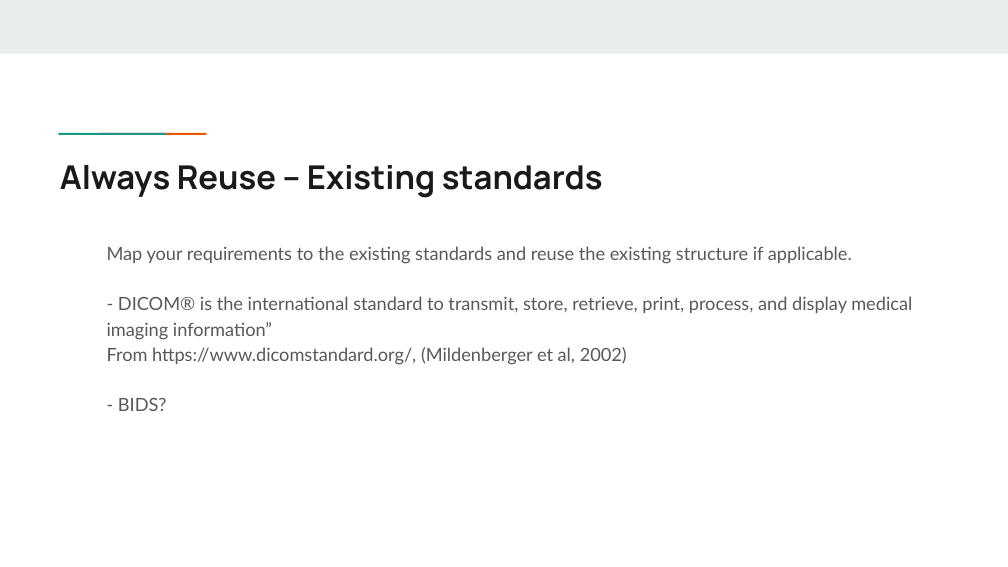
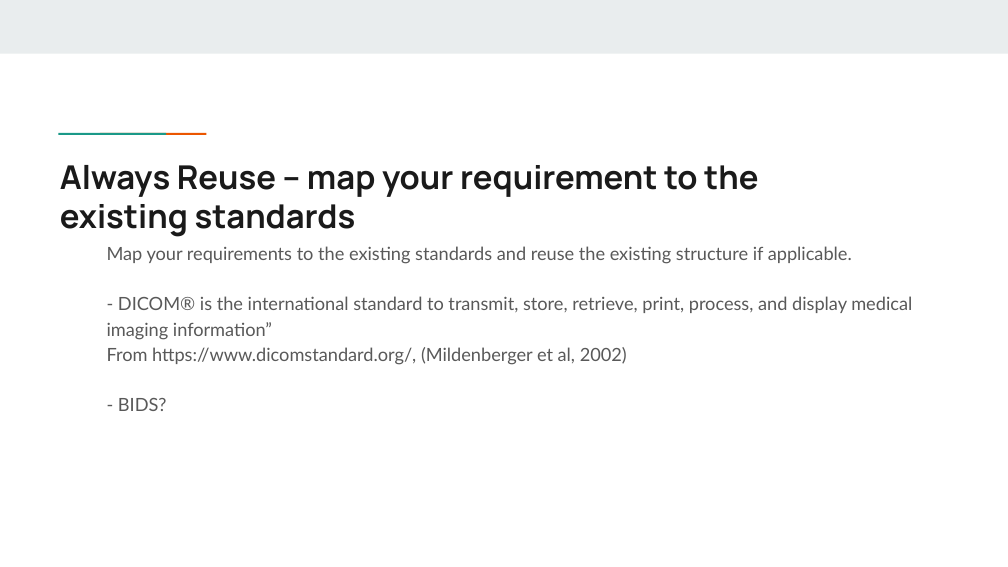
Before and after one commit to Health-RI/health-ri-metadata, a slide deck: slide 21 of Presentations/[DRAFT]HRI_Metadata_Schema_ImagingGroup_KickOff.pptx (slide 22 before the commit). Drawn at 1008x567 pixels with LibreOffice and Linux fonts; fonts in the diff are those of the drawing. Boxes give left, top, right and bottom in pixels: in the first picture for what was removed or moved away, otherwise in the second. Text is boxed around its words. In the diff, an @@ line names an element or a change of style, - is before the commit and + after.

```diff
--- a/Presentations/[DRAFT]HRI_Metadata_Schema_ImagingGroup_KickOff.pptx
+++ b/Presentations/[DRAFT]HRI_Metadata_Schema_ImagingGroup_KickOff.pptx
@@ title at [60, 165, 758, 237]: text changed @@
-Always Reuse -- Existing standards
+Always Reuse – map your requirement to the existing standards
```
Also in this commit, not shown: 8 other slides changed, 1 slide removed, 2 other files.
